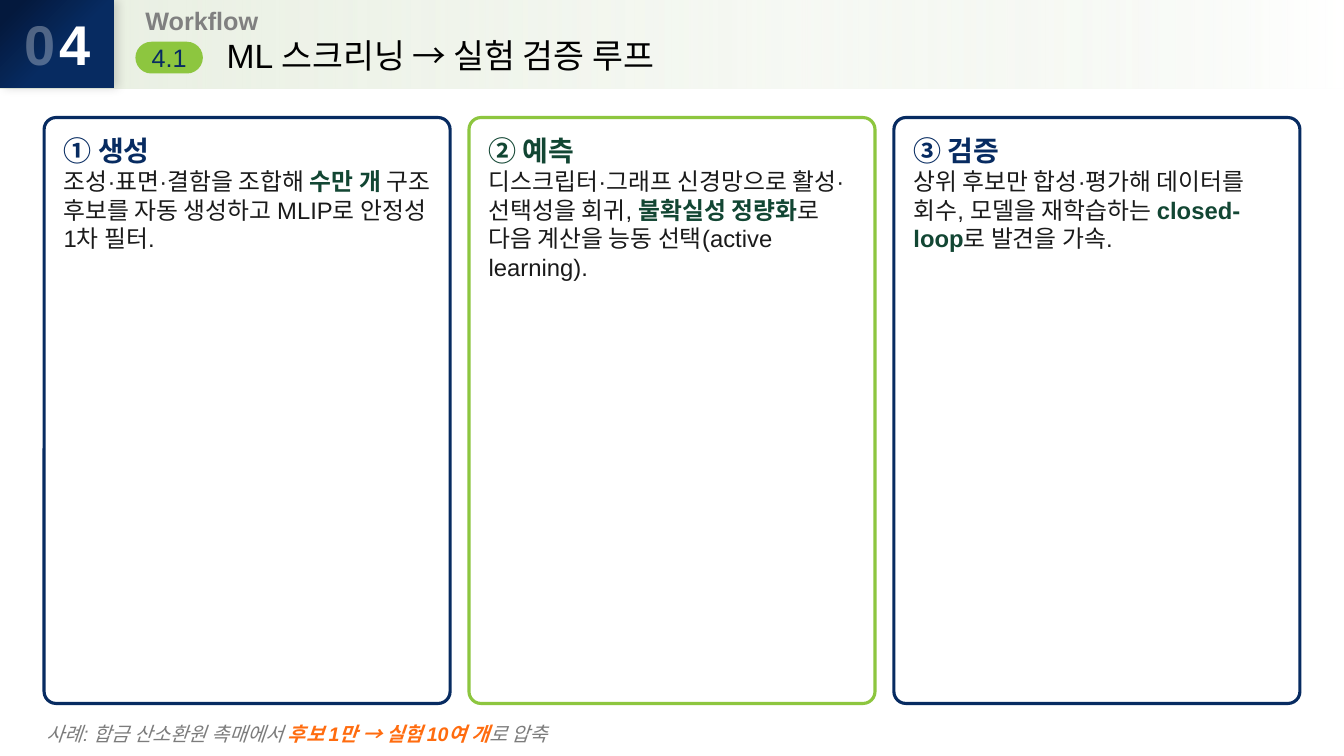
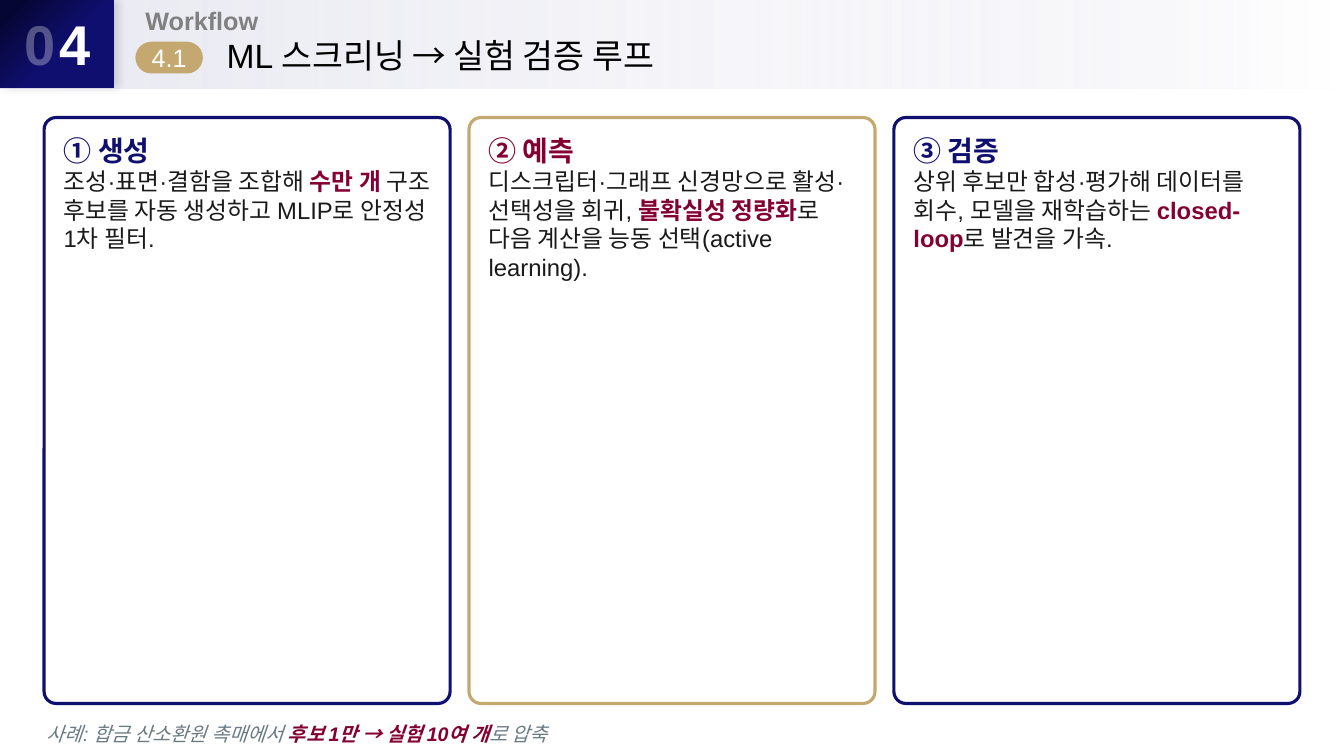
Before and after one commit to s-choung/snu-slides, a slide deck: slide 5 of samples/benchmark_catalysis_deck.pptx. Drawn at 1344x756 pixels with LibreOffice and Linux fonts; fonts in the diff are those of the drawing. Boxes give left, top, right and bottom in pixels: in the first picture for what was removed or moved away, otherwise in the second. Text is boxed around its words. In the diff, an @@ line names an element or a change of style, - is before the commit and + after.

```diff
--- a/samples/benchmark_catalysis_deck.pptx
+++ b/samples/benchmark_catalysis_deck.pptx
@@ rectangle at bbox=[0, 0, 1344, 89]: fill gradient #E8EFE1 to #FFFFFF to gradient #E9E9F2 to #FFFFFF @@
@@ rectangle at bbox=[0, 0, 114, 88]: fill gradient #04193D to #072B61 to gradient #060634 to #0F0F70 @@
@@ rounded rectangle "4.1" at bbox=[135, 41, 203, 73]: text colour #072B61 to #FFFFFF; fill #8DC63F to #C5A86F @@
@@ rounded rectangle at bbox=[44, 118, 451, 704]: outline #072B61 2.25 pt to #0F0F70 2.25 pt @@
@@ rounded rectangle at bbox=[469, 118, 875, 704]: outline #8DC63F 2.25 pt to #C5A86F 2.25 pt @@
@@ rounded rectangle at bbox=[894, 118, 1301, 704]: outline #072B61 2.25 pt to #0F0F70 2.25 pt @@
@@ text "① 생성" at bbox=[64, 137, 430, 249]: text colour #072B61 to #0F0F70 in "① 생성"; text colour #124633 to #840032 in "수만 개" @@
@@ text "② 예측" at bbox=[489, 137, 844, 281]: text colour #124633 to #840032 in "② 예측", "불확실성 정량화로" @@
@@ text "③ 검증" at bbox=[913, 137, 1245, 252]: text colour #072B61 to #0F0F70 in "③ 검증"; text colour #124633 to #840032 in "closed-loop로" @@
@@ text "사례: 합금 산소환원 촉매에서 후보 ..." at bbox=[47, 724, 548, 743]: text colour #7C7C7C to #697A82 in "사례: 합금 산소환원 촉매에서 개로 압축"; text colour #FF6C0F to #840032 in "후보 1만 → 실험 10여 개로" @@
```
Also in this commit, not shown: 5 other slides changed, 6 other files.
